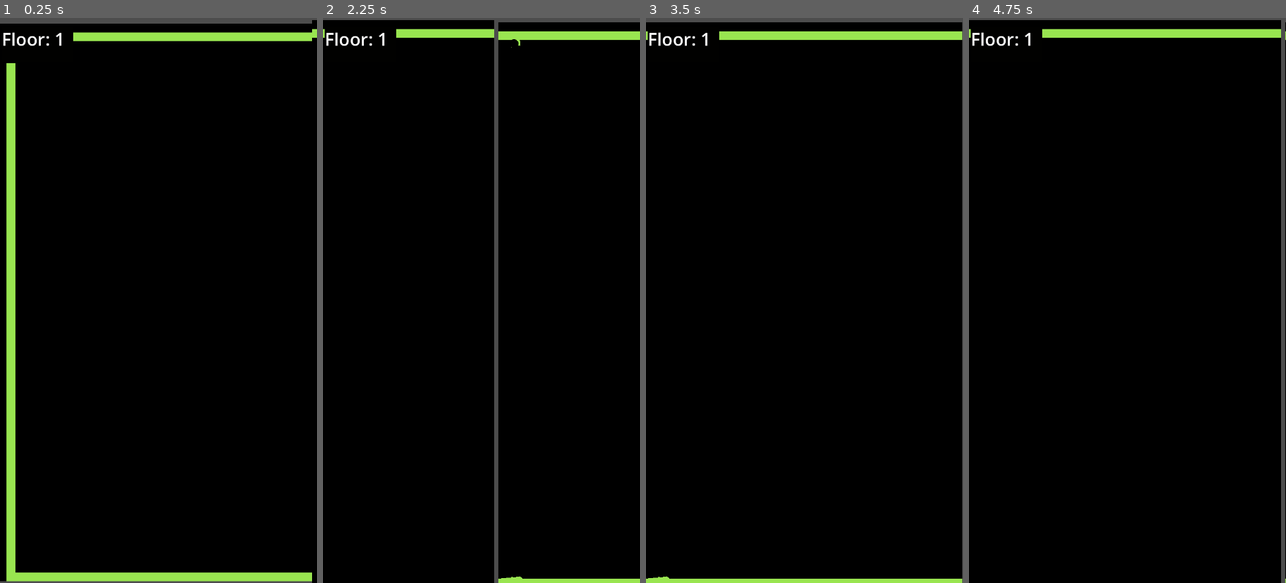
Above: before the commit, frames 1-4 (left to right).
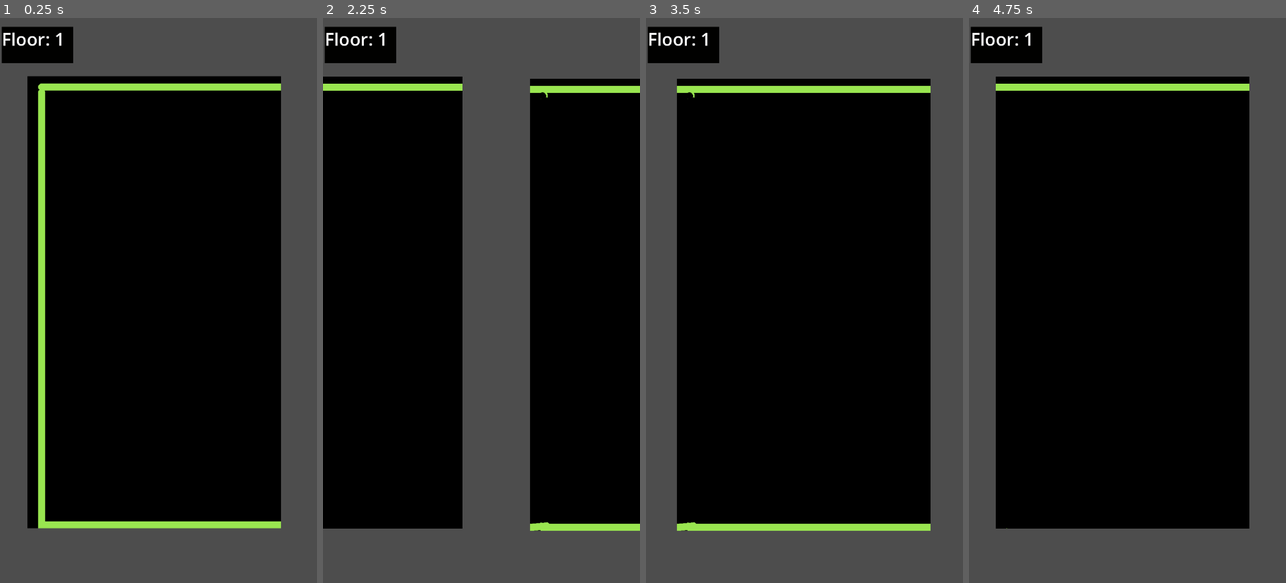
Above: after the commit, the same moments.

Repository: Makktu/ScrollingAdventure
Game: Godot game, scene res://scenes/test_scene_1.tscn
The game is run twice, just before and just after one commit, with the same random seed, the same clock (stepped at 60 frames per second) and the same inputs.
Inputs:
- Up to frame 1 (0.25 s): no input
- Up to frame 2 (2.25 s): tap Enter at 0.5, 2 s; hold Right (ui_right) 0.53-1.28 s; tap Space at 1.25 s; hold Down (ui_down) 1.28-2.03 s; hold Right (ui_right) from 2.03 s (still down)
- Up to frame 3 (3.5 s): tap Space at 2.75 s; release Right (ui_right) at 2.78 s; hold Up (ui_up) from 2.78 s (still down)
- Up to frame 4 (4.75 s): tap Enter at 3.5 s; release Up (ui_up) at 3.53 s; hold Left (ui_left) from 3.53 s (still down); tap Space at 4.25 s

The runs differ from the first frame. In frame 1, 37% of the frame differs, in the area x 0-100%, y 0-100%; in frame 2, 35%; in frame 3, 36%; in frame 4, 34%.

Commit message:
sketched all environments and started battle system

Diff:
--- a/scenes/battle_ui.tscn
+++ b/scenes/battle_ui.tscn
@@ -1,8 +1,11 @@
-[gd_scene format=3 uid="uid://cidhufn4grrph"]
+[gd_scene load_steps=2 format=3 uid="uid://cidhufn4grrph"]
+
+[ext_resource type="Script" path="res://scripts/battle_ui.gd" id="1_i0qfl"]
 
 [node name="battle_ui" type="Control"]
 layout_mode = 3
 anchors_preset = 0
+script = ExtResource("1_i0qfl")
 
 [node name="battle_buttons" type="Node2D" parent="."]
 
@@ -26,3 +29,5 @@
 offset_right = 561.0
 offset_bottom = 1197.0
 text = "ITEM"
+
+[connection signal="pressed" from="battle_buttons/attack" to="." method="_on_attack_pressed"]
--- a/scenes/enemy_1.tscn
+++ b/scenes/enemy_1.tscn
@@ -1,7 +1,7 @@
 [gd_scene load_steps=3 format=3 uid="uid://dosyufowlrtj4"]
 
 [ext_resource type="Texture2D" uid="uid://citfusv2cf7bt" path="res://assets/Screenshot 2024-10-02 at 20.25.06.png" id="1_sn50w"]
-[ext_resource type="Script" path="res://enemy_1.gd" id="2_tgepx"]
+[ext_resource type="Script" path="res://scripts/enemy_1.gd" id="2_tgepx"]
 
 [node name="enemy_1" type="Sprite2D"]
 scale = Vector2(0.01, 0.01)
--- a/scenes/test_scene_1.tscn
+++ b/scenes/test_scene_1.tscn
@@ -1,6 +1,6 @@
 [gd_scene load_steps=6 format=3 uid="uid://c0v8s4tpwr4s7"]
 
-[ext_resource type="Script" path="res://scenes/test_scene_1.gd" id="1_uyphl"]
+[ext_resource type="Script" path="res://scripts/test_scene_1.gd" id="1_uyphl"]
 [ext_resource type="PackedScene" uid="uid://cc1qaa00u0lpj" path="res://scenes/test_scene_2.tscn" id="2_i8km2"]
 [ext_resource type="AudioStream" uid="uid://dyhxoxbhsbkip" path="res://assets/dread castle.ogg" id="3_d6ioe"]
 [ext_resource type="PackedScene" uid="uid://cidhufn4grrph" path="res://scenes/battle_ui.tscn" id="4_fwprw"]
@@ -821,7 +821,6 @@
 color = Color(0.878431, 0.054902, 0.415686, 1)
 
 [node name="test_scene2" parent="." instance=ExtResource("2_i8km2")]
-visible = false
 
 [node name="MoveTimer" type="Timer" parent="."]
 wait_time = 0.5
--- a/scenes/test_scene_2.tscn
+++ b/scenes/test_scene_2.tscn
@@ -1,10 +1,17 @@
-[gd_scene load_steps=6 format=3 uid="uid://cc1qaa00u0lpj"]
+[gd_scene load_steps=13 format=3 uid="uid://cc1qaa00u0lpj"]
 
 [ext_resource type="Texture2D" uid="uid://dwi8d5vc4m0to" path="res://assets/environment/0100.png" id="1_30a8e"]
+[ext_resource type="Texture2D" uid="uid://cwmrp06j3bf60" path="res://assets/environment/0111.png" id="2_e4kac"]
 [ext_resource type="PackedScene" uid="uid://dosyufowlrtj4" path="res://scenes/enemy_1.tscn" id="2_y23an"]
+[ext_resource type="Texture2D" uid="uid://ckmltojr8fs7r" path="res://assets/environment/0011.png" id="4_mwgcs"]
+[ext_resource type="Texture2D" uid="uid://8ognsukemi2j" path="res://assets/environment/0010.png" id="5_xlwog"]
 [ext_resource type="Texture2D" uid="uid://dll30lmnm7iqq" path="res://assets/environment/1000.png" id="5_y4a16"]
+[ext_resource type="Texture2D" uid="uid://bscg5844h7yhf" path="res://assets/environment/1110.png" id="6_utits"]
 [ext_resource type="Texture2D" uid="uid://pogdjouatdb6" path="res://assets/environment/0101.png" id="7_pkatc"]
 [ext_resource type="Texture2D" uid="uid://dwhdsjngbnywk" path="res://assets/environment/0001.png" id="8_jri56"]
+[ext_resource type="Texture2D" uid="uid://o3l8ut0mc3it" path="res://assets/environment/1100.png" id="10_5vs5t"]
+[ext_resource type="Texture2D" uid="uid://dpul80aafns8b" path="res://assets/environment/1111.png" id="11_74ekx"]
+[ext_resource type="Texture2D" uid="uid://ckwpqg6pi88ht" path="res://assets/environment/1101.png" id="12_70g80"]
 
 [node name="test_scene2" type="Control"]
 layout_mode = 3
@@ -14,68 +21,83 @@
 
 [node name="loc_1" type="Sprite2D" parent="locations"]
 position = Vector2(360.5, 642.5)
-scale = Vector2(1.01806, 0.986719)
+scale = Vector2(0.8, 0.8)
 texture = ExtResource("1_30a8e")
 
 [node name="loc_2" type="Sprite2D" parent="locations"]
 position = Vector2(1079, 643)
-texture = ExtResource("5_y4a16")
+scale = Vector2(0.8, 0.8)
+texture = ExtResource("2_e4kac")
 
 [node name="loc_3" type="Sprite2D" parent="locations"]
 position = Vector2(1808, 648)
+scale = Vector2(0.8, 0.8)
 texture = ExtResource("7_pkatc")
 
 [node name="loc_4" type="Sprite2D" parent="locations"]
 position = Vector2(2550.5, 647.75)
-texture = ExtResource("8_jri56")
+scale = Vector2(0.8, 0.8)
+texture = ExtResource("4_mwgcs")
 
 [node name="loc_5" type="Sprite2D" parent="locations"]
 position = Vector2(361, 1921)
-scale = Vector2(1.01806, 0.986719)
+scale = Vector2(0.8, 0.8)
+texture = ExtResource("5_xlwog")
 
 [node name="loc_6" type="Sprite2D" parent="locations"]
 position = Vector2(1082, 1909)
-scale = Vector2(1.39648, 2.49805)
+scale = Vector2(0.8, 0.8)
+texture = ExtResource("6_utits")
 
 [node name="enemy_1" parent="locations/loc_6" instance=ExtResource("2_y23an")]
 z_index = 10
 
 [node name="loc_7" type="Sprite2D" parent="locations"]
 position = Vector2(1796, 1921)
-scale = Vector2(1.01806, 0.986719)
+scale = Vector2(0.8, 0.8)
+texture = ExtResource("8_jri56")
 
 [node name="loc_8" type="Sprite2D" parent="locations"]
 position = Vector2(2538.5, 1920.75)
-scale = Vector2(1.01806, 0.986719)
+scale = Vector2(0.8, 0.8)
+texture = ExtResource("5_y4a16")
 
 [node name="loc_9" type="Sprite2D" parent="locations"]
 position = Vector2(358, 3196)
-scale = Vector2(0.348144, 0.618896)
+scale = Vector2(0.8, 0.8)
+texture = ExtResource("10_5vs5t")
 
 [node name="loc_10" type="Sprite2D" parent="locations"]
 position = Vector2(1087, 3204)
-scale = Vector2(1.39648, 2.49805)
+scale = Vector2(0.8, 0.8)
+texture = ExtResource("11_74ekx")
 
 [node name="loc_11" type="Sprite2D" parent="locations"]
 position = Vector2(1810, 3198)
-scale = Vector2(1.39648, 2.49805)
+scale = Vector2(0.8, 0.8)
+texture = ExtResource("7_pkatc")
 
 [node name="loc_12" type="Sprite2D" parent="locations"]
 position = Vector2(2552.5, 3197.75)
-scale = Vector2(1.39648, 2.49805)
+scale = Vector2(0.8, 0.8)
+texture = ExtResource("8_jri56")
 
 [node name="loc_13" type="Sprite2D" parent="locations"]
 position = Vector2(381.499, 4492.75)
-scale = Vector2(0.348144, 0.618896)
+scale = Vector2(0.8, 0.8)
+texture = ExtResource("1_30a8e")
 
 [node name="loc_14" type="Sprite2D" parent="locations"]
 position = Vector2(1110.5, 4500.75)
-scale = Vector2(1.39648, 2.49805)
+scale = Vector2(0.8, 0.8)
+texture = ExtResource("12_70g80")
 
 [node name="loc_15" type="Sprite2D" parent="locations"]
 position = Vector2(1833.5, 4494.75)
-scale = Vector2(1.39648, 2.49805)
+scale = Vector2(0.8, 0.8)
+texture = ExtResource("7_pkatc")
 
 [node name="loc_16" type="Sprite2D" parent="locations"]
 position = Vector2(2576, 4494.5)
-scale = Vector2(1.39648, 2.49805)
+scale = Vector2(0.8, 0.8)
+texture = ExtResource("8_jri56")
--- /dev/null
+++ b/scripts/battle_ui.gd
@@ -0,0 +1,15 @@
+extends Control
+
+
+# Called when the node enters the scene tree for the first time.
+func _ready():
+	pass # Replace with function body.
+
+
+# Called every frame. 'delta' is the elapsed time since the previous frame.
+func _process(delta):
+	pass
+
+
+func _on_attack_pressed():
+	pass # Replace with function body.
--- a/scenes/test_scene_1.gd
+++ b/scripts/test_scene_1.gd
@@ -56,15 +56,15 @@
 # Called every frame. 'delta' is the elapsed time since the previous frame.
 func _process(_delta):
 
-	if current_location == 5 and not battle_ui_showing:
+	if current_location == 6 and not battle_ui_showing:
 		battle_ui_showing = true
 		show_battle_ui_timer.start()
 
-	if battle_ui_showing and current_location != 5:
+	if battle_ui_showing and current_location != 6:
 		battle_ui.visible = false
 		battle_ui_showing = false
 
-	if Input.is_action_just_pressed("ui_right") and !input_given:
+	if Input.is_action_just_pressed("ui_right") and !input_given and !battle_ui_showing:
 		if allowed_moves[current_location - 1][1] == 0:
 				print("can't go that way!")
 				return
@@ -74,7 +74,7 @@
 		move_timer.start()
 		movement(1)
 
-	if Input.is_action_just_pressed("ui_left") and !input_given:
+	if Input.is_action_just_pressed("ui_left") and !input_given and !battle_ui_showing:
 		if allowed_moves[current_location - 1][3] == 0:
 				print("can't go that way!")
 				return
@@ -84,7 +84,7 @@
 		move_timer.start()
 		movement(3)
 
-	if Input.is_action_just_pressed("ui_up") and !input_given:
+	if Input.is_action_just_pressed("ui_up") and !input_given and !battle_ui_showing:
 		if allowed_moves[current_location - 1][2] == 0:
 				print("can't go that way!")
 				return
@@ -94,7 +94,7 @@
 		move_timer.start()
 		movement(0)
 
-	if Input.is_action_just_pressed("ui_down") and !input_given:
+	if Input.is_action_just_pressed("ui_down") and !input_given and !battle_ui_showing:
 		if allowed_moves[current_location - 1][0] == 0:
 				print("can't go that way!")
 				return
Binary file added: assets/environment/0010.png
Not shown, added: assets/environment/0010.png.import
Binary file added: assets/environment/0011.png
Not shown, added: assets/environment/0011.png.import
Binary file added: assets/environment/0111.png
Not shown, added: assets/environment/0111.png.import
Binary file changed: assets/environment/1000.png
Binary file added: assets/environment/1011.png
Not shown, added: assets/environment/1011.png.import
Binary file added: assets/environment/1100.png
Not shown, added: assets/environment/1100.png.import
Binary file added: assets/environment/1101.png
(and 10 more such lines)
